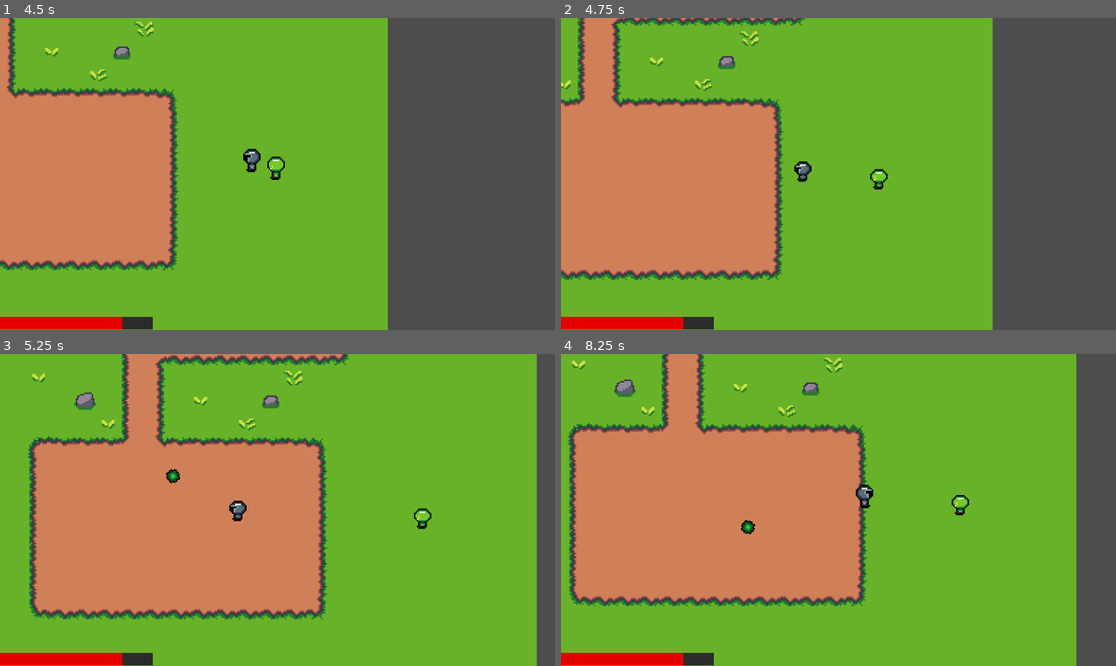
Above: before the commit, frames 1-4 (two rows, left to right).
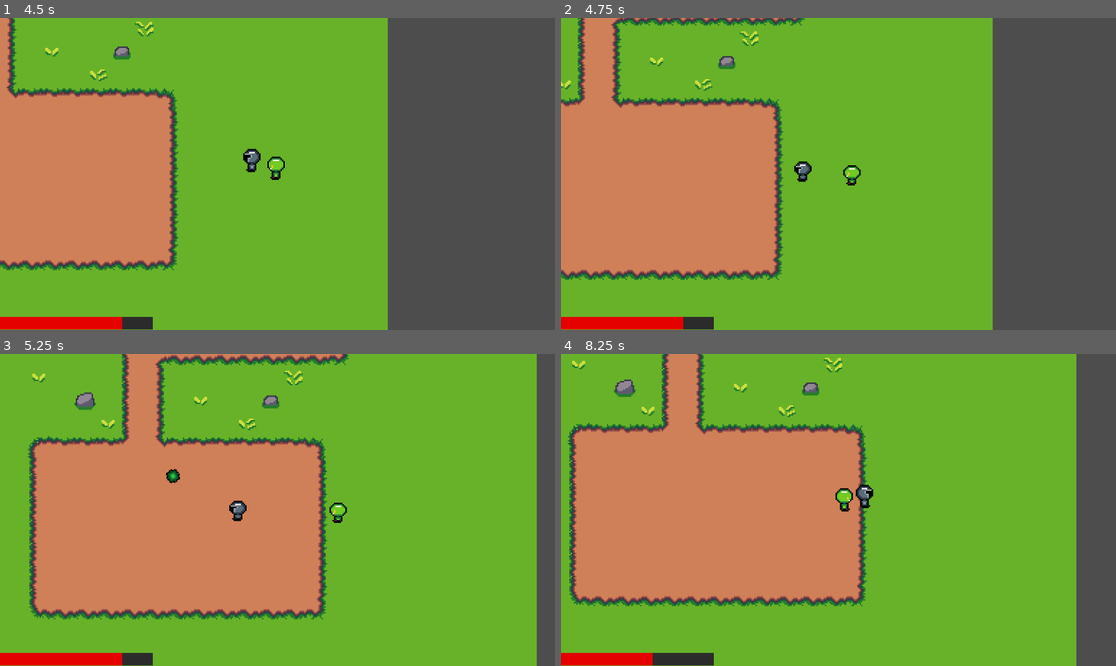
Above: after the commit, the same moments.

Repository: boothe0/CS386GodotProject
Game: Godot game, scene res://scenes/title_screen.tscn
Two runs of this game, one before a commit and one after it. Both use one fixed random seed, a clock stepped at 60 frames per second and the inputs below.
Inputs (mouse positions are in pixels of both pictures, inside the frame that each line leads up to):
- Up to frame 1 (4.5 s): click "Start" at 0.5 s; tap Enter at 1.25 s; move the mouse to (399, 158) at 1.27 s; hold D (move_right) 1.28-2.03 s; click (399, 158) at 1.35 s; move the mouse to (166, 189) at 2.02 s; hold S (move_down) 2.03-2.78 s; click (166, 189) at 2.1 s; move the mouse to (333, 105) at 2.77 s; hold D (move_right) 2.78-3.53 s; click (333, 105) at 2.85 s; move the mouse to (249, 236) at 3.52 s; hold W (move_up) 3.53-4.28 s; click (249, 236) at 3.6 s; move the mouse to (444, 220) at 4.27 s; hold A (move_left) from 4.28 s (still down); click (444, 220) at 4.35 s
- Up to frame 2 (4.75 s): keep holding A (move_left)
- Up to frame 3 (5.25 s): keep holding A (move_left); move the mouse to (111, 463) at 5.02 s; click (111, 463) at 5.1 s
- Up to frame 4 (8.25 s): move the mouse to (866, 510) at 5.77 s; release A (move_left) at 5.78 s; hold S (move_down) 5.78-6.53 s; click (866, 510) at 5.85 s; move the mouse to (755, 432) at 6.52 s; hold D (move_right) 6.53-7.28 s; click (755, 432) at 6.6 s; move the mouse to (960, 494) at 7.27 s; hold W (move_up) 7.28-8.03 s; click (960, 494) at 7.35 s; move the mouse to (727, 525) at 8.02 s; hold D (move_right) from 8.03 s (still down); click (727, 525) at 8.1 s

Frame 1 is identical in both runs. In frame 2, 0.3% of the frame differs, in the area x 50-59%, y 47-56%; in frame 3, 0.3%; in frame 4, 0.6%, in the area x 16-74%, y 42-100%.

Commit message:
fixed enemy movement
fixed enemy not moving and attacking if player stands still after being hit. fixed a few other bugs with enemy and a few errors popping up

Diff:
--- a/cs386gameproject/scenes/title_screen.tscn
+++ b/cs386gameproject/scenes/title_screen.tscn
@@ -1,6 +1,6 @@
 [gd_scene load_steps=2 format=3 uid="uid://dcjvuym8la7c7"]
 
-[ext_resource type="Script" path="res://scenes/title_screen.gd" id="1_16h5r"]
+[ext_resource type="Script" path="res://scripts/title_screen.gd" id="1_16h5r"]
 
 [node name="Menu" type="Control"]
 layout_mode = 3
--- a/cs386gameproject/scripts/enemy.gd
+++ b/cs386gameproject/scripts/enemy.gd
@@ -1,16 +1,19 @@
 extends CharacterBody2D
 
 const SPEED = 80
+const ATTACK_COOLDOWN = 1.5
+const ATTACK_DAMAGE = 1
+
 var player = null
 var direction = Vector2.ZERO
 var health = 3
-var attack_damage = 1
 var can_attack = true
+var in_attack_range = false  # New variable to track attack range
 
-@onready var animated_sprite = $AnimatedSprite2D  # If using animations
+@onready var animated_sprite = $AnimatedSprite2D
 
-# code to move enemy and play animations
-func _physics_process(delta: float) -> void:
+# Move enemy and play animations
+func _physics_process(_delta: float) -> void:
 	if player:
 		direction = (player.global_position - global_position).normalized()
 		velocity = direction * SPEED
@@ -26,43 +29,43 @@
 		elif direction.y < 0:
 			animated_sprite.play("walk_down")
 
-# code to let enemy attack player when in range
+# Attack loop, stops when player leaves attack area
 func attack():
-	while player and can_attack:
-		print("Enenmy attacks!")
-		player.take_damage(attack_damage)
+	while in_attack_range and player and can_attack:  # Only attack if player is still in range
+		print("Enemy attacks!")  # Debugging
+		player.take_damage(ATTACK_DAMAGE)
 		can_attack = false
-		await get_tree().create_timer(1.5).timeout
+		await get_tree().create_timer(ATTACK_COOLDOWN).timeout  # Attack cooldown
 		can_attack = true
 
-# code for enemy to take damage from player
+# Take damage from player
 func take_damage(amount):
 	health -= amount
-	print("Enemy health: ", health) #debugging
+	print("Enemy health: ", health)  # Debugging
 	if health <= 0:
 		die()
 
-# code to have enemy die once all health is gone
+# Enemy dies if health reaches 0
 func die():
 	queue_free()
 
-# code to follow player if enters detection zone
+# Start following player if they enter detection zone
 func _on_detection_area_body_entered(body: Node2D) -> void:
 	if body.name == "Player":
 		player = body
 
-#code to stop following player once they leave detection zone
+# Stop following player if they leave detection zone
 func _on_detection_area_body_exited(body: Node2D) -> void:
 	if body == player:
-		player = null
+		player = null  # Fully stops chasing and attacking
 
-# attack when player enters area
+# Start attacking when player enters attack zone
 func _on_attack_area_body_entered(body: Node2D) -> void:
 	if body.name == "Player":
-		player = body
-		attack()
+		in_attack_range = true  # Player is now inside attack range
+		attack()  # Start attacking
 
-# stop attacking when player leaves area
+# Stop attacking when player leaves attack zone
 func _on_attack_area_body_exited(body: Node2D) -> void:
-	if body == player:
-		player = null
+	if body.name == "Player":
+		in_attack_range = false  # Stop attack loop when player exits attack range
--- a/cs386gameproject/scripts/player.gd
+++ b/cs386gameproject/scripts/player.gd
@@ -10,7 +10,7 @@
 func _ready():
 	health_update.emit()
 
-func _physics_process(delta):
+func _physics_process(_delta):
 	var direction = Vector2.ZERO
 
 	if Input.is_action_pressed("move_right"):
--- a/cs386gameproject/scripts/projectile.gd
+++ b/cs386gameproject/scripts/projectile.gd
@@ -5,9 +5,12 @@
 var damage = 1
 
 func _ready() -> void:
-	connect("body_entered", Callable(self, "_on_body_entered"))
+	if not is_connected("body_entered", Callable(self, "_on_body_entered")):
+		connect("body_entered", Callable(self, "_on_body_entered"))
+
 	await get_tree().create_timer(3.0).timeout
 	queue_free()
+
 
 func _process(delta: float) -> void:
 	position += direction * SPEED * delta
Renamed: cs386gameproject/scenes/title_screen.gd -> cs386gameproject/scripts/title_screen.gd
